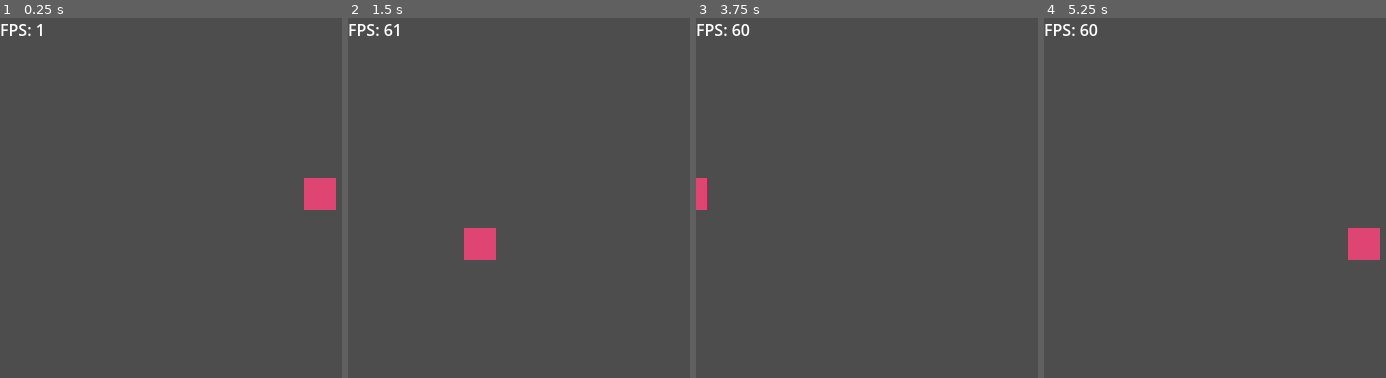
Above: before the commit, frames 1-4 (left to right).
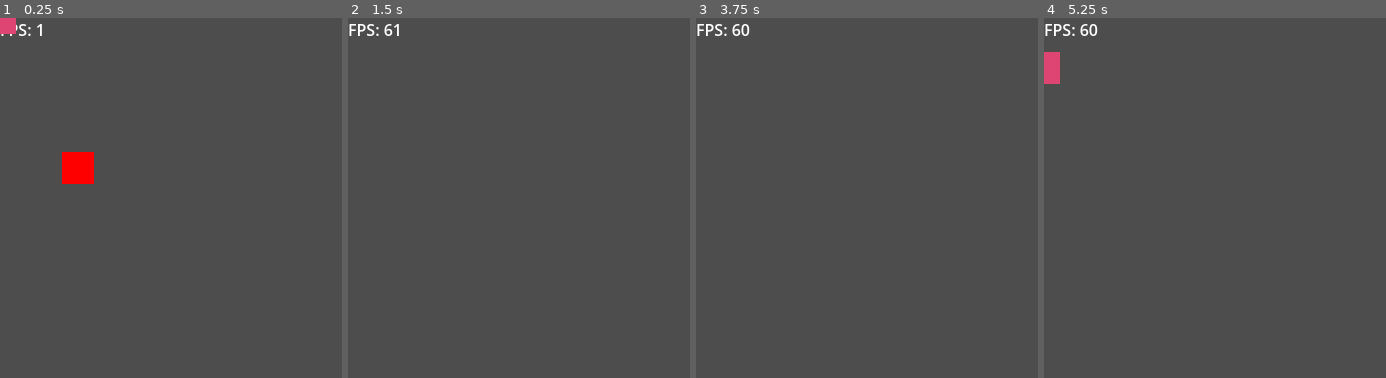
Above: after the commit, the same moments.

Repository: wesleyholiveira/osuml
Game: Godot game, scene res://main.tscn
The game is run twice, just before and just after one commit, with the same random seed, the same clock (stepped at 60 frames per second) and the same inputs.
Inputs:
- Up to frame 1 (0.25 s): no input
- Up to frame 2 (1.5 s): hold A (move_right) 0.53-1.28 s; hold S (move_down) from 1.28 s (still down)
- Up to frame 3 (3.75 s): release S (move_down) at 2.03 s; hold A (move_right) 2.03-2.78 s; hold W (move_up) 2.78-3.53 s; tap Enter at 3.5 s; hold D (move_left) from 3.53 s (still down)
- Up to frame 4 (5.25 s): release D (move_left) at 5.03 s; hold S (move_down) from 5.03 s (still down)

The runs differ from the first frame. In frame 1, 1.9% of the frame differs, in the area x 0-99%, y 0-54%; in frame 2, 0.8%; in frame 3, 0.3%; in frame 4, 1.2%.

Commit message:
rebase(entity): reorganiza a estrutura de entidades

Diff:
--- a/character/abstract/entity/abstract_entity.gd
+++ b/character/abstract/entity/abstract_entity.gd
@@ -1,42 +1,31 @@
-extends Node2D
+extends RigidBody2D
 
 class_name AbstractEntity
 
-var _attribute_component: AttributeComponent : set = _set_attribute_component, get = _get_attribute_component
-var _playable: bool : set = _set_playable, get = get_playable
+## The speed of the AbstractEntity.
+@export_range(0, 500) var _speed: float = 250.0 : set = set_speed, get = get_speed
 
-## The speed of the AbstractEntity.
-@export_range(0, 500) var _speed: float = 250.0: set = _set_speed, get = _get_speed
+var attribute: AttributeComponent
 
-func _init(playable: bool):
-	self._playable = playable
+func _init(target: AbstractEntity = null) -> void:
 
-	self._attribute_component = AttributeComponent.new(self, _get_speed(), playable)
+	# TODO: Find a way to overwrite in the editor
+	self.gravity_scale = 0
+	self._speed = get_speed()
+
+	self.attribute = AttributeComponent.new(self, _speed, target)
 	pass
 
-func _get_attribute_component() -> AttributeComponent:
-	return _attribute_component
-
-func _set_attribute_component(value: AttributeComponent) -> void:
-	_attribute_component = value
-	pass
-
-func get_playable() -> bool:
-	return _playable
-
-func _set_playable(value: bool) -> void:
-	_playable = value
-	pass
-
-func _get_speed() -> float:
-	return _speed
-
-func _set_speed(value: float) -> void:
+func set_speed(value: float) -> void:
 	_speed = value
 	pass
 
+func get_speed() -> float:
+	return _speed
+
 func _ready():
-	_get_attribute_component().name = "PlayableAttributeComponent" if get_playable() else "HostileAttributeComponent"
 
-	add_child(_get_attribute_component())
+	attribute.name = "AttributeNode"
+	add_child(attribute)
+
 	pass
--- a/character/abstract/entity/abstract_entity.tscn
+++ b/character/abstract/entity/abstract_entity.tscn
@@ -1,6 +1,6 @@
-[gd_scene load_steps=2 format=3 uid="uid://74dkrn0hr418"]
+[gd_scene load_steps=2 format=3 uid="uid://cwtb57xiqjut8"]
 
-[ext_resource type="Script" path="res://character/abstract/entity/abstract_entity.gd" id="1_ttnph"]
+[ext_resource type="Script" path="res://character/abstract/entity/abstract_entity.gd" id="1_b7fw3"]
 
-[node name="AbstractEntity" type="Node2D"]
-script = ExtResource("1_ttnph")
+[node name="AbstractEntity" type="RigidBody2D"]
+script = ExtResource("1_b7fw3")
--- /dev/null
+++ b/character/abstract/hostile/abstract_hostile.gd
@@ -0,0 +1,13 @@
+extends AbstractEntity
+
+class_name AbstractHostile
+
+signal target_changed
+
+func _init(target: RigidBody2D = null) -> void:
+
+	super(target)
+	pass
+
+func _ready() -> void:
+	pass
--- a/character/abstract/hostile/abstract_hostile.tscn
+++ /dev/null
@@ -1,3 +0,0 @@
-[gd_scene format=3 uid="uid://dp5fsju7nlau5"]
-
-[node name="AbstractEnemy" type="Node2D"]
--- a/character/abstract/playable/abstract_playable.gd
+++ b/character/abstract/playable/abstract_playable.gd
@@ -3,9 +3,5 @@
 class_name AbstractPlayable
 
 func _init():
-	super(true)
-
-	var movement_component: InputComponent = self._attribute_component.get_movement_component()
-	self._attribute_component.set_movement_component(movement_component as InputComponent)
-
+	super()
 	pass
--- a/character/abstract/playable/abstract_playable.tscn
+++ /dev/null
@@ -1,6 +0,0 @@
-[gd_scene load_steps=2 format=3 uid="uid://cv60v64tkw1rl"]
-
-[ext_resource type="Script" path="res://character/abstract/playable/abstract_playable.gd" id="1_y4bob"]
-
-[node name="AbstractPlayable" type="Node2D"]
-script = ExtResource("1_y4bob")
--- a/components/characters/CebolaoCharacter.gd
+++ b/character/hostile/mob.gd
@@ -1,10 +1,15 @@
-extends AttributeComponent
+extends AbstractHostile
+
+class_name Mob
 
 # Called when the node enters the scene tree for the first time.
 func _ready():
+	super()
 	pass # Replace with function body.
 
 
 # Called every frame. 'delta' is the elapsed time since the previous frame.
 func _process(delta):
+	#print(position)
+	self.move_and_collide(attribute.move(delta, 1) - position)
 	pass
--- /dev/null
+++ b/character/hostile/mob.tscn
@@ -0,0 +1,19 @@
+[gd_scene load_steps=4 format=3 uid="uid://cqd0l25pqq4cq"]
+
+[ext_resource type="Script" path="res://character/hostile/mob.gd" id="1_swcja"]
+
+[sub_resource type="CanvasTexture" id="CanvasTexture_kjrve"]
+
+[sub_resource type="CircleShape2D" id="CircleShape2D_6ius6"]
+radius = 16.0
+
+[node name="Mob" type="RigidBody2D"]
+script = ExtResource("1_swcja")
+
+[node name="Sprite2D" type="Sprite2D" parent="."]
+modulate = Color(1, 0, 0, 1)
+scale = Vector2(32, 32)
+texture = SubResource("CanvasTexture_kjrve")
+
+[node name="CollisionShape2D" type="CollisionShape2D" parent="."]
+shape = SubResource("CircleShape2D_6ius6")
--- a/character/playable/cebolao_lunar/cebolao_lunar.gd
+++ b/character/playable/cebolao_lunar/cebolao_lunar.gd
@@ -1,16 +1,17 @@
 extends AbstractPlayable
 
+class_name CebolaoLunar
 
-var player: Node2D
+func _init():
+	super()
+	pass
 
 # Called when the node enters the scene tree for the first time.
 func _ready():
 	super()
-
-	player = _get_attribute_component().get_movement_component().get_entity()
 	pass
 
 # Called every frame. 'delta' is the elapsed time since the previous frame.
 func _process(delta):
-	position += _get_attribute_component().get_movement_component().move(player.position, _get_speed() * delta)
+	position += attribute.move(delta)
 	pass
--- a/character/playable/cebolao_lunar/cebolao_lunar.tscn
+++ b/character/playable/cebolao_lunar/cebolao_lunar.tscn
@@ -1,13 +1,19 @@
-[gd_scene load_steps=3 format=3 uid="uid://bsavq5v0ywfu4"]
+[gd_scene load_steps=4 format=3 uid="uid://bsavq5v0ywfu4"]
 
 [ext_resource type="Script" path="res://character/playable/cebolao_lunar/cebolao_lunar.gd" id="1_sqi6s"]
 
 [sub_resource type="CanvasTexture" id="CanvasTexture_84p1n"]
 
-[node name="CebolaoLunar" type="Node2D"]
+[sub_resource type="CircleShape2D" id="CircleShape2D_fi5n3"]
+radius = 16.0
+
+[node name="CebolaoLunar" type="RigidBody2D"]
 script = ExtResource("1_sqi6s")
 
 [node name="Sprite2D" type="Sprite2D" parent="."]
 modulate = Color(0.871717, 0.271364, 0.447659, 1)
 scale = Vector2(32, 32)
 texture = SubResource("CanvasTexture_84p1n")
+
+[node name="CollisionShape2D" type="CollisionShape2D" parent="."]
+shape = SubResource("CircleShape2D_fi5n3")
--- a/components/AttributeComponent.gd
+++ /dev/null
@@ -1,32 +0,0 @@
-extends Node2D
-
-## AttributeComponent class.
-class_name AttributeComponent
-
-## The MovementComponent associated with this AttributeComponent.
-var _movement_component: Variant : set = set_movement_component, get = get_movement_component
-
-## AttributeComponent constructor.
-func _init(entity:Node2D, speed:float, playable: bool):
-
-	if playable:
-		self._movement_component = InputComponent.new(entity, speed)
-	else:
-		self._movement_component = MovementComponent.new(entity, speed)
-
-	pass
-
-## Returns the MovementComponent associated with this AttributeComponent.
-func get_movement_component() -> Variant:
-	return _movement_component
-
-## Sets the MovementComponent associated with this AttributeComponent.
-func set_movement_component(movement_component: Variant) -> void:
-	_movement_component = movement_component
-	pass
-
-func _ready():
-	get_movement_component().name = "MovementComponent"
-
-	add_child(get_movement_component())
-	pass
--- a/components/AttributeComponent.tscn
+++ /dev/null
@@ -1,6 +0,0 @@
-[gd_scene load_steps=2 format=3 uid="uid://nhnngfwxnumo"]
-
-[ext_resource type="Script" path="res://components/AttributeComponent.gd" id="1_o2bdi"]
-
-[node name="AttributeComponent" type="Node2D"]
-script = ExtResource("1_o2bdi")
--- a/components/InputComponent.gd
+++ /dev/null
@@ -1,24 +0,0 @@
-extends MovementComponent
-
-class_name InputComponent
-
-const ACTION = {
-	"MOVE_RIGHT": "move_right",
-	"MOVE_LEFT": "move_left",
-	"MOVE_UP": "move_up",
-	"MOVE_DOWN": "move_down",
-}
-
-func _init(entity: Node2D, speed: float) -> void:
-	super(entity, speed)
-	pass
-
-func move(target_pos: Vector2, speed: float) -> Vector2:
-	var pos = Input.get_vector(
-			ACTION.MOVE_RIGHT,
-			ACTION.MOVE_LEFT,
-			ACTION.MOVE_UP,
-			ACTION.MOVE_DOWN,
-			0.5
-		) * speed
-	return pos
--- a/components/InputComponent.tscn
+++ /dev/null
@@ -1,6 +0,0 @@
-[gd_scene load_steps=2 format=3 uid="uid://cd0oj3igvdynk"]
-
-[ext_resource type="Script" path="res://components/InputComponent.gd" id="1_a2f00"]
-
-[node name="InputComponent" type="Node2D"]
-script = ExtResource("1_a2f00")
--- a/components/MovementComponent.gd
+++ /dev/null
@@ -1,47 +0,0 @@
-extends Node2D
-
-class_name MovementComponent
-
-var _speed : float : set = set_speed, get = get_speed
-var _entity : Node2D: set = _set_entity, get = get_entity
-
-func _asserts(entity: Node2D, speed: float) -> void:
-	_entity_assert(entity)
-	_speed_assert(speed)
-	pass
-
-func _entity_assert(entity: Node2D) -> void:
-	assert(entity != null, "entity must not be null")
-	#assert(entity is AbstractEntity, "entity must be an instance of AbstractEntity")
-	pass
-
-func _speed_assert(speed: float) -> void:
-	assert(speed > 0, "Speed must be greater than 0")
-	pass
-
-func _init(entity: Node2D, speed: float) -> void:
-
-	_asserts(entity, speed)
-	self._entity = entity
-	self._speed = speed
-	pass
-
-func _set_entity(entity: Node2D) -> void:
-	_entity = entity
-	pass
-
-func get_entity() -> Node2D:
-	return _entity
-
-func set_speed(speed: float) -> void:
-	_speed = speed
-	pass
-
-func get_speed() -> float:
-	return _speed
-
-func _ready():
-	pass
-
-func move(target_pos: Vector2, speed: float) -> Vector2:
-	return get_parent().position.move_toward(target_pos, speed)
--- a/components/MovementComponent.tscn
+++ /dev/null
@@ -1,6 +0,0 @@
-[gd_scene load_steps=2 format=3 uid="uid://nhb5ajir1bqu"]
-
-[ext_resource type="Script" path="res://components/MovementComponent.gd" id="1_7s5ho"]
-
-[node name="MovementComponent" type="Node2D"]
-script = ExtResource("1_7s5ho")
--- /dev/null
+++ b/components/attribute_component.gd
@@ -0,0 +1,83 @@
+extends Node2D
+
+## AttributeComponent class.
+class_name AttributeComponent
+
+signal target_changed
+
+## The owner entity.
+var _entity: RigidBody2D : set = set_entity, get = get_entity
+
+## The target entity (only hostile entities must have a target)
+var _target: RigidBody2D : set = set_target, get = get_target
+
+var _speed: float : get = get_speed, set = set_speed
+
+## Create a movement callable to trigger the entity movement.
+var _movement: Callable
+
+## AttributeComponent constructor.
+func _init(entity: AbstractEntity, speed:float, target: AbstractEntity):
+
+	self._entity = entity
+	self._speed = speed
+	self._target = target
+
+	self._movement = _config_movement()
+
+	target_changed.connect(_on_abstract_hostile_targed_changed)
+
+	pass
+
+func get_entity() -> RigidBody2D:
+	return _entity
+
+func set_entity(entity: RigidBody2D) -> void:
+	_entity = entity
+	pass
+
+func get_speed() -> float:
+	return _speed
+
+func set_speed(speed: float) -> void:
+	_speed = speed
+	pass
+
+func set_target(target: RigidBody2D) -> void:
+	_target = target
+	target_changed.emit()
+	pass
+
+func get_target() -> RigidBody2D:
+	return _target
+
+func move(delta: float, counter: float = 1.0) -> Vector2:
+	return _movement.call(delta, counter)
+
+func _config_movement() -> Callable:
+
+	const _ACTION = {
+		"MOVE_RIGHT": "move_right",
+		"MOVE_LEFT": "move_left",
+		"MOVE_UP": "move_up",
+		"MOVE_DOWN": "move_down",
+	}
+
+	if not get_target():
+		return func(delta: float, counter: float):
+			return Input.get_vector(
+				_ACTION.MOVE_RIGHT,
+				_ACTION.MOVE_LEFT,
+				_ACTION.MOVE_UP,
+				_ACTION.MOVE_DOWN,
+				0.5
+			) * get_speed() * (delta * counter)
+	else:
+		return func(delta: float, counter: float):
+			return get_entity().position.move_toward(get_target().position, get_speed() * (delta * counter))
+
+func _on_abstract_hostile_targed_changed():
+	self._movement = _config_movement()
+
+func _ready():
+	pass
--- a/components/characters/CebolaoCharacter.tscn
+++ /dev/null
@@ -1,6 +0,0 @@
-[gd_scene load_steps=2 format=3 uid="uid://dxgkm54wgb7bv"]
-
-[ext_resource type="Script" path="res://components/characters/CebolaoCharacter.gd" id="1_4fgar"]
-
-[node name="CebolaoCharacter" type="Node2D"]
-script = ExtResource("1_4fgar")
--- a/main.gd
+++ b/main.gd
@@ -1,9 +1,9 @@
 extends Node2D
 
-const enemy = preload("res://scenes/Enemy.tscn")
+var enemy = preload("res://character/hostile/mob.tscn")
 
 var counter: float = 0.0
-var enemy_limit: int = 1000
+var enemy_limit: int = 1
 # Called when the node enters the scene tree for the first time.
 func _ready():
 	pass
@@ -11,20 +11,15 @@
 
 # Called every frame. 'delta' is the elapsed time since the previous frame.
 func _process(delta):
-	"""
+
 	counter += delta
 	if counter > 0.1 and enemy_limit > 0:
 		var e = enemy.instantiate()
-		e.Target = $Player
-
-		print(e.Target)
-
 		e.position = Vector2(randi() % 300, randi() % 300)
-		e.Target = $Player
+		e.attribute.set_target($CebolaoLunar)
 
 		add_child(e)
 
 		enemy_limit -= 1
 		counter = 0
-	"""
 	pass
--- a/main.tscn
+++ b/main.tscn
@@ -1,16 +1,14 @@
-[gd_scene load_steps=5 format=3 uid="uid://bcxiueuqjtqh0"]
+[gd_scene load_steps=4 format=3 uid="uid://bcxiueuqjtqh0"]
 
 [ext_resource type="Script" path="res://main.gd" id="1_g7utr"]
-[ext_resource type="PackedScene" uid="uid://bsavq5v0ywfu4" path="res://character/playable/cebolao_lunar/cebolao_lunar.tscn" id="2_nnks1"]
 [ext_resource type="PackedScene" uid="uid://05oj1g2nas7s" path="res://scenes/FPSMeter.tscn" id="2_tt05s"]
-[ext_resource type="PackedScene" uid="uid://cv60v64tkw1rl" path="res://character/abstract/playable/abstract_playable.tscn" id="4_by4a3"]
+[ext_resource type="PackedScene" uid="uid://bsavq5v0ywfu4" path="res://character/playable/cebolao_lunar/cebolao_lunar.tscn" id="3_8qixk"]
 
 [node name="Main" type="Node2D"]
 script = ExtResource("1_g7utr")
 
-[node name="CebolaoLunar" parent="." instance=ExtResource("2_nnks1")]
-position = Vector2(320, 176)
+[node name="FpsMeter" parent="." instance=ExtResource("2_tt05s")]
+metadata/_edit_use_anchors_ = true
 
-[node name="FpsMeter" parent="." instance=ExtResource("2_tt05s")]
-
-[node name="AbstractPlayable" parent="." instance=ExtResource("4_by4a3")]
+[node name="CebolaoLunar" parent="." instance=ExtResource("3_8qixk")]
+_speed = 195.946
--- a/project.godot
+++ b/project.godot
@@ -20,6 +20,10 @@
 window/size/viewport_width=640
 window/size/viewport_height=360
 window/vsync/vsync_mode=0
+
+[dotnet]
+
+project/assembly_name="osuml"
 
 [input]
 
--- a/scenes/Enemy.tscn
+++ b/scenes/Enemy.tscn
@@ -1,6 +1,5 @@
 [gd_scene load_steps=5 format=3 uid="uid://igd17bg03lye"]
 
-[ext_resource type="PackedScene" uid="uid://lstlek8a38o" path="res://components/MovementComponent.tscn" id="1_1w35l"]
 [ext_resource type="Script" path="res://scenes/Enemy.gd" id="1_pn655"]
 
 
@@ -8,6 +7,56 @@
 radius = 16.0
 
 [sub_resource type="CanvasTexture" id="CanvasTexture_qonil"]
+
+[sub_resource type="GDScript" id="GDScript_biysp"]
+script/source = "extends Node2D
+
+class_name MovementComponent
+
+var _speed : float : set = set_speed, get = get_speed
+var _entity : Node2D: set = _set_entity, get = get_entity
+
+func _asserts(entity: Node2D, speed: float) -> void:
+	_entity_assert(entity)
+	_speed_assert(speed)
+	pass
+
+func _entity_assert(entity: Node2D) -> void:
+	assert(entity != null, \"entity must not be null\")
+	#assert(entity is AbstractEntity, \"entity must be an instance of AbstractEntity\")
+	pass
+
+func _speed_assert(speed: float) -> void:
+	assert(speed > 0, \"Speed must be greater than 0\")
+	pass
+
+func _init(entity: Node2D, speed: float) -> void:
+
+	_asserts(entity, speed)
+	self._entity = entity
+	self._speed = speed
+	pass
+
+func _set_entity(entity: Node2D) -> void:
+	_entity = entity
+	pass
+
+func get_entity() -> Node2D:
+	return _entity
+
+func set_speed(speed: float) -> void:
+	_speed = speed
+	pass
+
+func get_speed() -> float:
+	return _speed
+
+func _ready():
+	pass
+
+func move(target_pos: Vector2, speed: float) -> Vector2:
+	return get_parent().position.move_toward(target_pos, speed)
+"
 
 [node name="Enemy" type="RigidBody2D"]
 gravity_scale = 0.0
@@ -23,7 +72,8 @@
 scale = Vector2(32, 32)
 texture = SubResource("CanvasTexture_qonil")
 
-[node name="MovementComponent" parent="." instance=ExtResource("1_1w35l")]
+[node name="MovementComponent" type="Node2D" parent="."]
+script = SubResource("GDScript_biysp")
 
 [node name="VisibleOnScreenNotifier2D" type="VisibleOnScreenNotifier2D" parent="."]
 
--- a/scenes/Player.gd
+++ /dev/null
@@ -1,12 +0,0 @@
-class_name Player
-
-extends Area2D
-
-@onready var player: AttributeComponent = $CebolaoCharacter
-var screen_size
-
-func _ready():
-	screen_size = get_viewport_rect().size
-
-func _process(delta):
-	position += $InputComponent.move(player.position, player.speed * delta)
--- a/scenes/enemy.gd
+++ b/scenes/enemy.gd
@@ -14,8 +14,9 @@
 func _process(delta):
 	counter += 1
 	if counter >= 10:
-		move_and_collide($MovementComponent.move(Target.position, speed * (delta * counter)) - position)
+		#move_and_collide($MovementComponent.move(Target.position, speed * (delta * counter)) - position)
 		counter = 0
+	pass
 
 
 func _on_body_entered(body):
--- a/scenes/player.tscn
+++ /dev/null
@@ -1,26 +0,0 @@
-[gd_scene load_steps=6 format=3 uid="uid://c8mcavl44me3k"]
-
-[ext_resource type="Script" path="res://scenes/Player.gd" id="1_3s2x0"]
-[ext_resource type="PackedScene" uid="uid://dxgkm54wgb7bv" path="res://components/characters/CebolaoCharacter.tscn" id="2_78fx7"]
-[ext_resource type="PackedScene" uid="uid://cd0oj3igvdynk" path="res://components/InputComponent.tscn" id="3_nbbwd"]
-
-[sub_resource type="CanvasTexture" id="CanvasTexture_k83d6"]
-
-[sub_resource type="RectangleShape2D" id="RectangleShape2D_7w6o4"]
-size = Vector2(32, 32)
-
-[node name="Player" type="Area2D"]
-script = ExtResource("1_3s2x0")
-
-[node name="CebolaoCharacter" parent="." instance=ExtResource("2_78fx7")]
-sp = 20
-speed = 5.0
-
-[node name="InputComponent" parent="." instance=ExtResource("3_nbbwd")]
-
-[node name="Sprite" type="Sprite2D" parent="."]
-scale = Vector2(32, 32)
-texture = SubResource("CanvasTexture_k83d6")
-
-[node name="Collision" type="CollisionShape2D" parent="."]
-shape = SubResource("RectangleShape2D_7w6o4")
